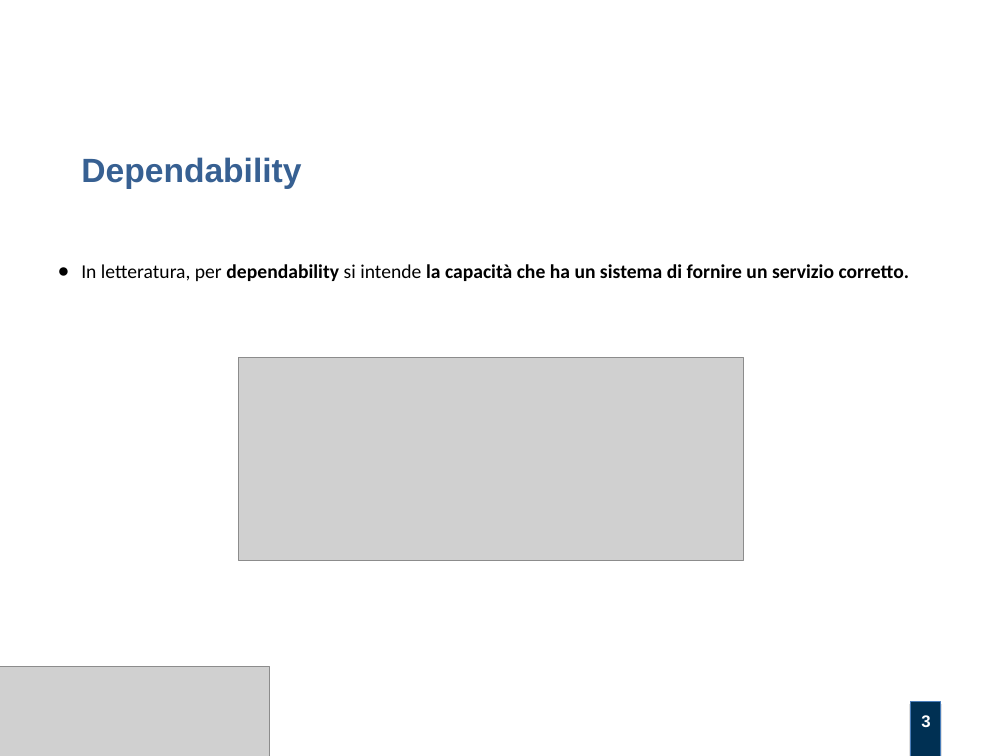
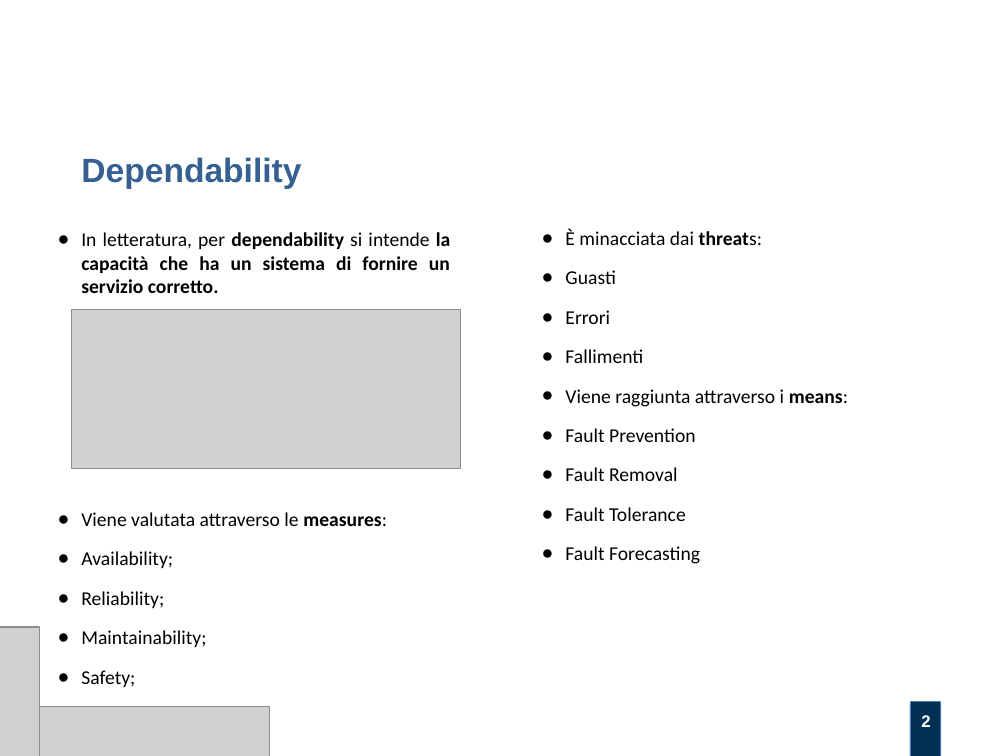
Before and after one commit to alexfoglia1/thesis, a slide deck: slide 2 of Slides/slides.odp (slide 3 before the commit). Drawn at 1008x756 pixels with LibreOffice and Linux fonts; fonts in the diff are those of the drawing; grey boxes stand for pictures; background and template pictures are left out. Boxes give left, top, right and bottom in pixels: in the first picture for what was removed or moved away, otherwise in the second. Text is boxed around its words. In the diff, an @@ line names an element or a change of style, - is before the commit and + after.

```diff
--- a/Slides/slides.odp
+++ b/Slides/slides.odp
@@ text "In letteratura, per dependability si ..." moved from (x1=81, y1=264, x2=910, y2=281) to (x1=81, y1=232, x2=450, y2=687) @@
@@ text at (x1=81, y1=232, x2=450, y2=293): less space between paragraphs @@
@@ text added at (x1=565, y1=229, x2=848, y2=521), 14 pt, text #000000 @@
+● È minacciata dai threats:
+● Guasti
+● Errori
+● Fallimenti
+● Viene raggiunta attraverso i means:
+● Fault Prevention
+● Fault Removal
+● Fault Tolerance
+● Fault Forecasting
@@ picture resized from (x1=238, y1=357, x2=744, y2=559) to (x1=72, y1=309, x2=461, y2=468) @@
@@ text at (x1=81, y1=512, x2=387, y2=687): paragraphs added @@
+● Viene valutata attraverso le measures:
+● Availability;
+● Reliability;
+● Maintainability;
+● Safety;
+● Altre...
@@ picture added at (x1=0, y1=627, x2=39, y2=756) @@
@@ picture resized from (x1=0, y1=666, x2=270, y2=756) to (x1=0, y1=707, x2=269, y2=756) @@
@@ page number at (x1=921, y1=715, x2=930, y2=727): text changed @@
-3
+2
```
Also in this commit, not shown: 7 other slides changed, 10 slides removed, 2 other files.
